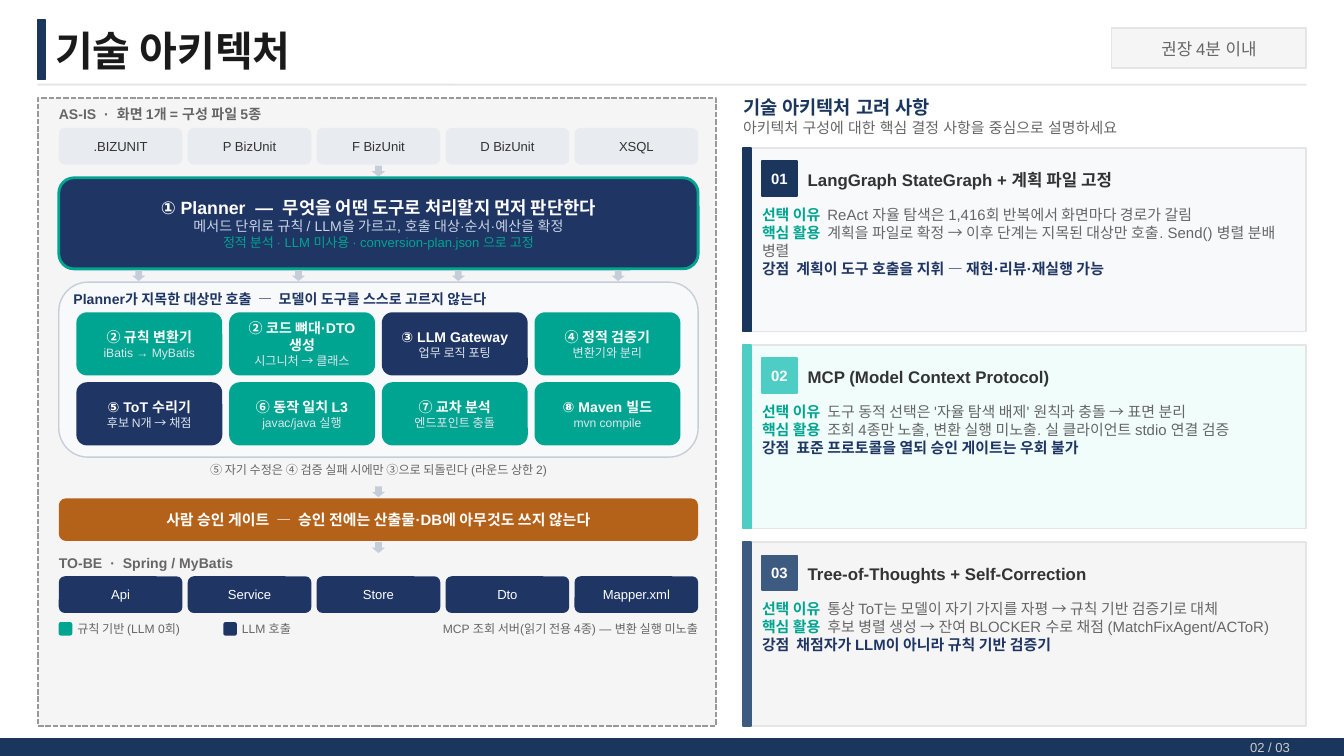
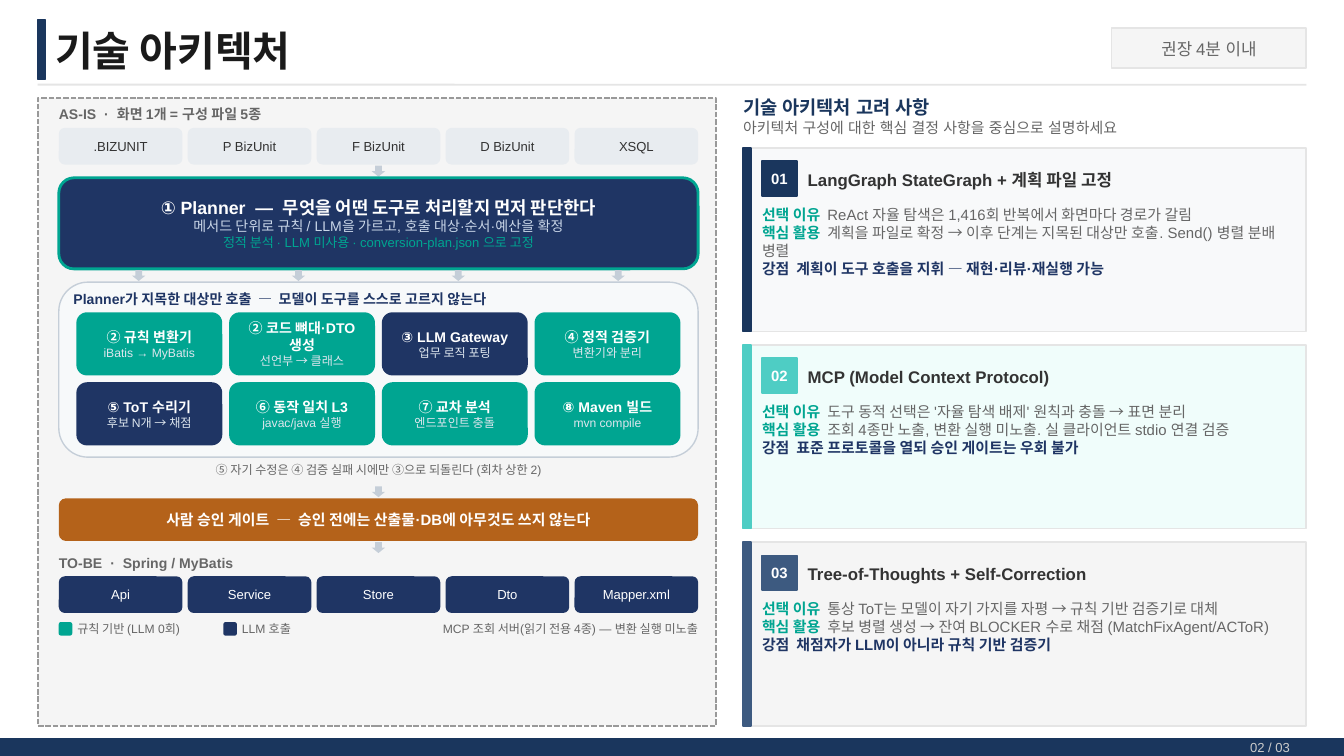
Before and after one commit to jesoomin/TransGscm, a slide deck: slide 3 of docs/weekly/assets/최종발표장표.pptx. Drawn at 1344x756 pixels with LibreOffice and Linux fonts; fonts in the diff are those of the drawing. Boxes give left, top, right and bottom in pixels: in the first picture for what was removed or moved away, otherwise in the second. Text is boxed around its words. In the diff, an @@ line names an element or a change of style, - is before the commit and + after.

```diff
--- a/docs/weekly/assets/최종발표장표.pptx
+++ b/docs/weekly/assets/최종발표장표.pptx
@@ text in rounded rectangle at [260,355,344,366]: text changed @@
-시그니처 → 클래스
+선언부 → 클래스
@@ text at [216,464,542,477]: text changed @@
-⑤ 자기 수정은 ④ 검증 실패 시에만 ③으로 되돌린다 (라운드 상한 2)
+⑤ 자기 수정은 ④ 검증 실패 시에만 ③으로 되돌린다 (회차 상한 2)
```
Also in this commit, not shown: 1 other slide changed, 5 other files.
